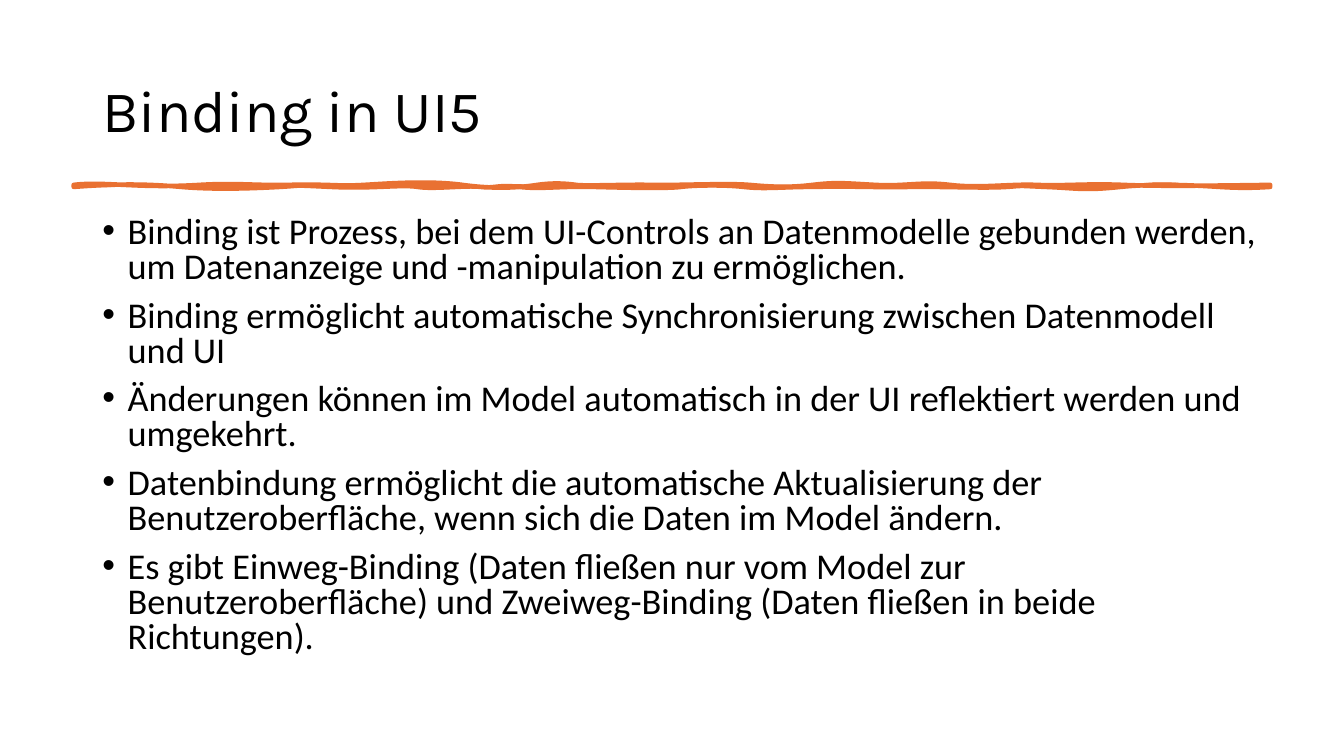
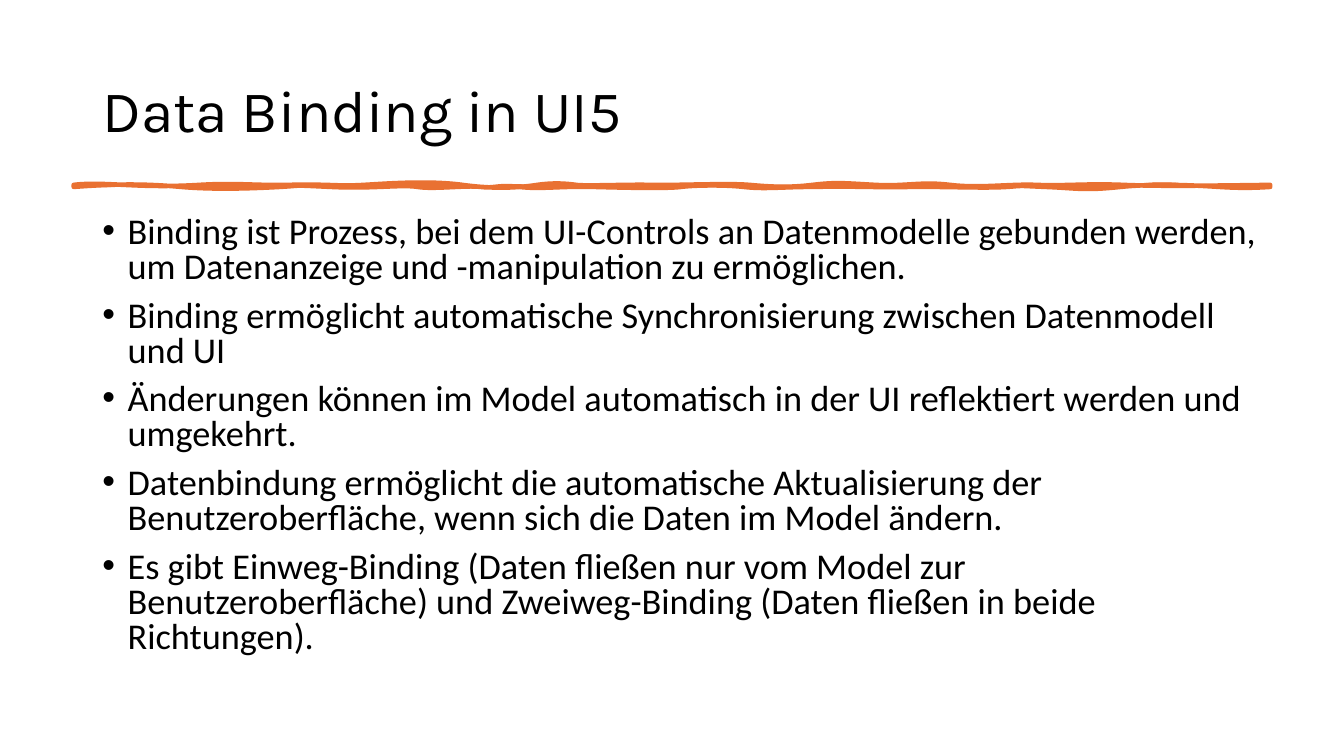
Before and after one commit to MatLange/SAPTraining, a slide deck: slide 60 of Tag01_SAPUI5-Fiori_DE.pptx (slide 48 before the commit). Drawn at 1344x756 pixels with LibreOffice and Linux fonts; fonts in the diff are those of the drawing. Boxes give left, top, right and bottom in pixels: in the first picture for what was removed or moved away, otherwise in the second. Text is boxed around its words. In the diff, an @@ line names an element or a change of style, - is before the commit and + after.

```diff
--- a/Tag01_SAPUI5-Fiori_DE.pptx
+++ b/Tag01_SAPUI5-Fiori_DE.pptx
@@ title at [102,91,621,147]: text changed @@
-Binding in UI5
+Data Binding in UI5
```
Also in this commit, not shown: 11 other slides changed, 39 slides added, 1 slide removed, 4 other files.
